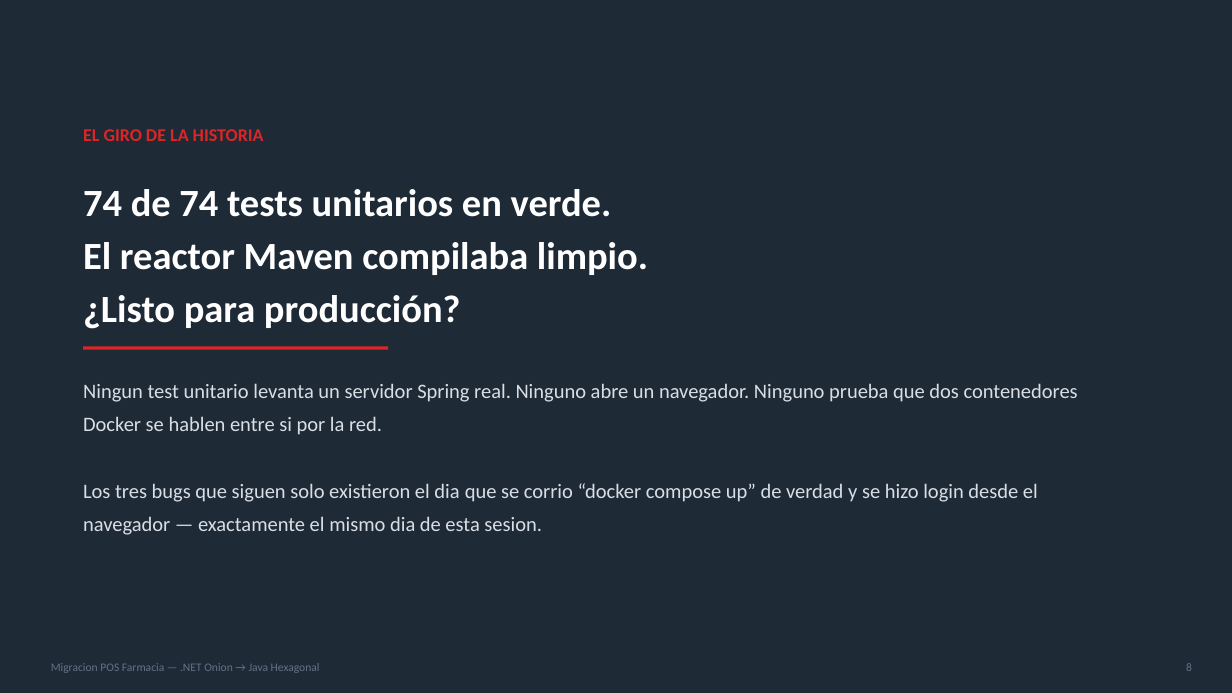
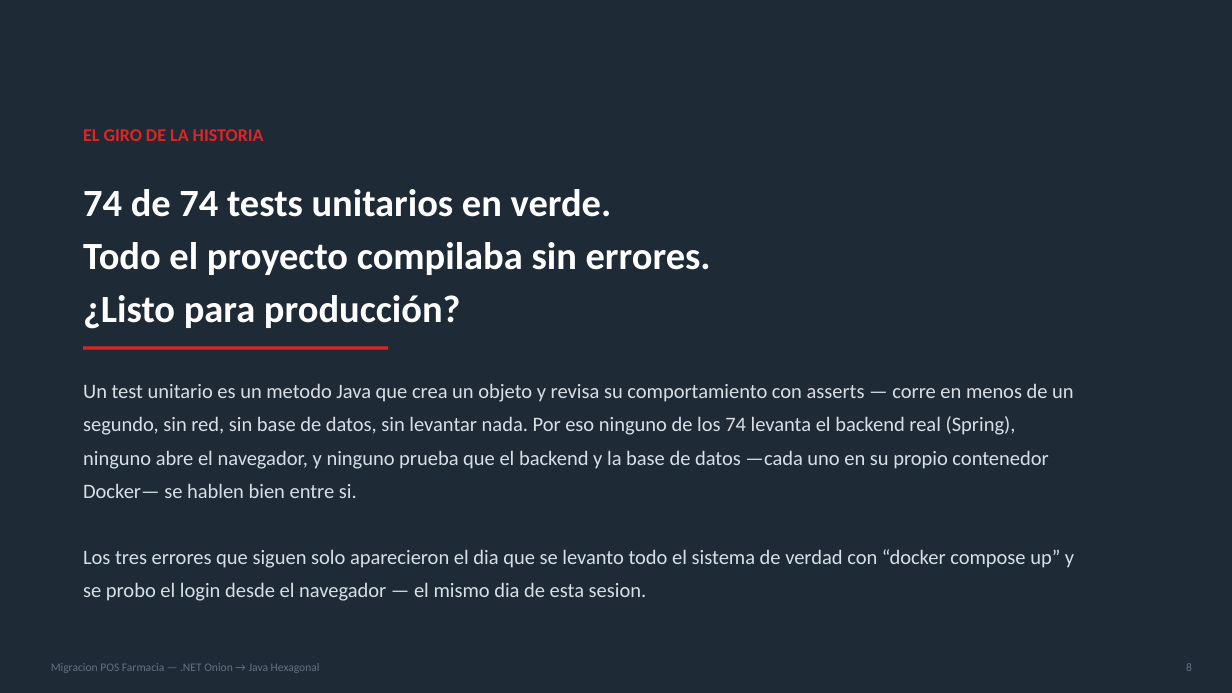
Before and after one commit to DavidXavi/farmacia_post_venta_hexagonal, a slide deck: slide 8 of docs/Complejidad_Migracion_NET_a_Java_Hexagonal.pptx. Drawn at 1232x693 pixels with LibreOffice and Linux fonts; fonts in the diff are those of the drawing. Boxes give left, top, right and bottom in pixels: in the first picture for what was removed or moved away, otherwise in the second. Text is boxed around its words. In the diff, an @@ line names an element or a change of style, - is before the commit and + after.

```diff
--- a/docs/Complejidad_Migracion_NET_a_Java_Hexagonal.pptx
+++ b/docs/Complejidad_Migracion_NET_a_Java_Hexagonal.pptx
@@ text at (83,242,711,275): text changed @@
-El reactor Maven compilaba limpio.
+Todo el proyecto compilaba sin errores.
@@ text at (83,383,1074,601): text changed @@
-Ningun test unitario levanta un servidor Spring real. Ninguno abre un navegador. Ninguno prueba que dos contenedores Docker se hablen entre si por la red.
-Los tres bugs que siguen solo existieron el dia que se corrio “docker compose up” de verdad y se hizo login desde el navegador — exactamente el mismo dia de esta sesion.
+Un test unitario es un metodo Java que crea un objeto y revisa su comportamiento con asserts — corre en menos de un segundo, sin red, sin base de datos, sin levantar nada. Por eso ninguno de los 74 levanta el backend real (Spring), ninguno abre el navegador, y ninguno prueba que el backend y la base de datos —cada uno en su propio contenedor Docker— se hablen bien entre si.
+Los tres errores que siguen solo aparecieron el dia que se levanto todo el sistema de verdad con “docker compose up” y se probo el login desde el navegador — el mismo dia de esta sesion.
```
Also in this commit, not shown: 6 other slides changed, 1 slide removed.
